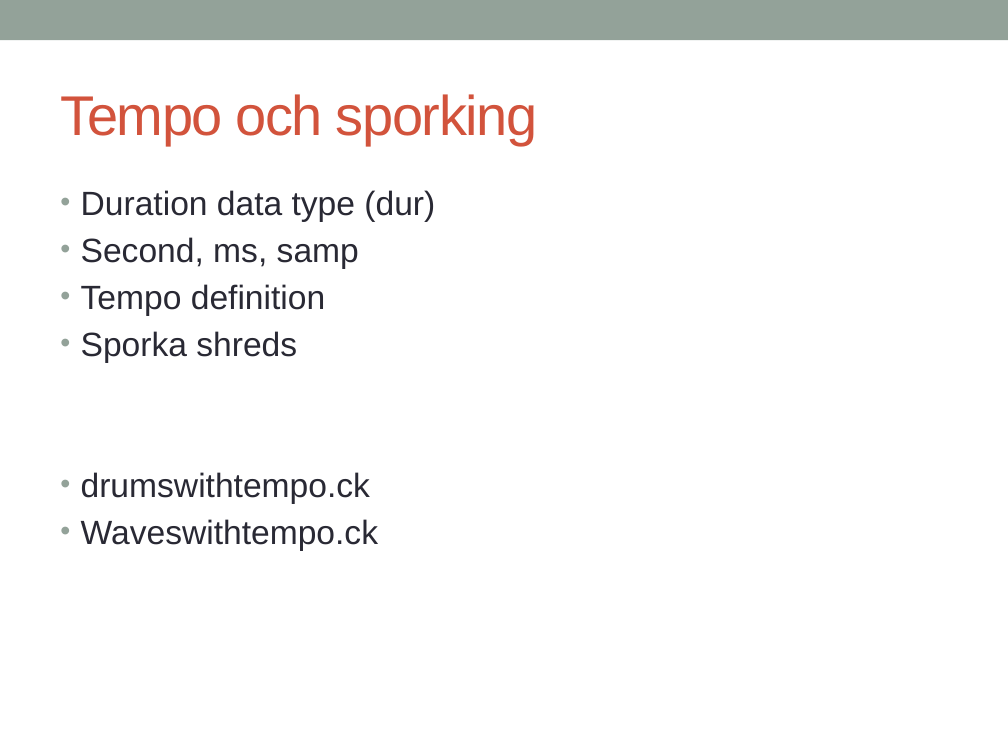
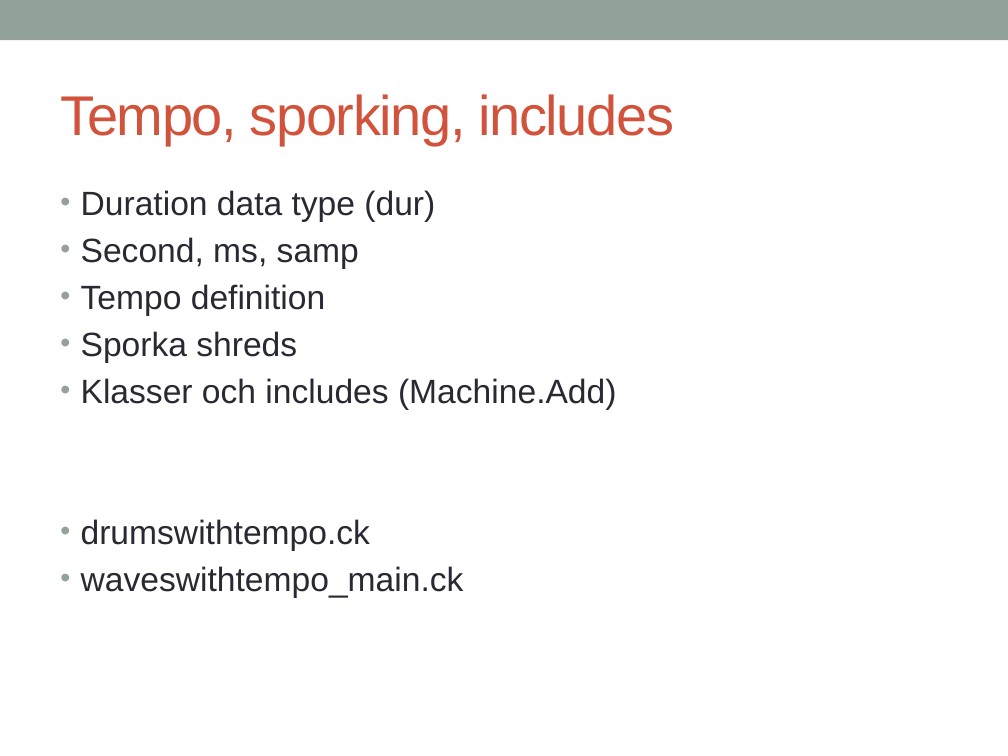
Before and after one commit to melke/makinmusic, a slide deck: slide 11 of chuck.pptx (slide 13 before the commit). Drawn at 1008x756 pixels with LibreOffice and Linux fonts; fonts in the diff are those of the drawing. Boxes give left, top, right and bottom in pixels: in the first picture for what was removed or moved away, otherwise in the second. Text is boxed around its words. In the diff, an @@ line names an element or a change of style, - is before the commit and + after.

```diff
--- a/chuck.pptx
+++ b/chuck.pptx
@@ title at <box>60,94,674,145</box>: text changed @@
-Tempo och sporking
+Tempo, sporking, includes
@@ text at <box>81,378,616,410</box>: paragraph added @@
+• Klasser och includes (Machine.Add)
@@ text at <box>81,566,464,598</box>: text changed @@
-• Waveswithtempo.ck
+• waveswithtempo_main.ck
```
Also in this commit, not shown: 10 other slides changed, 3 slides added, 4 slides removed, 9 other files.
